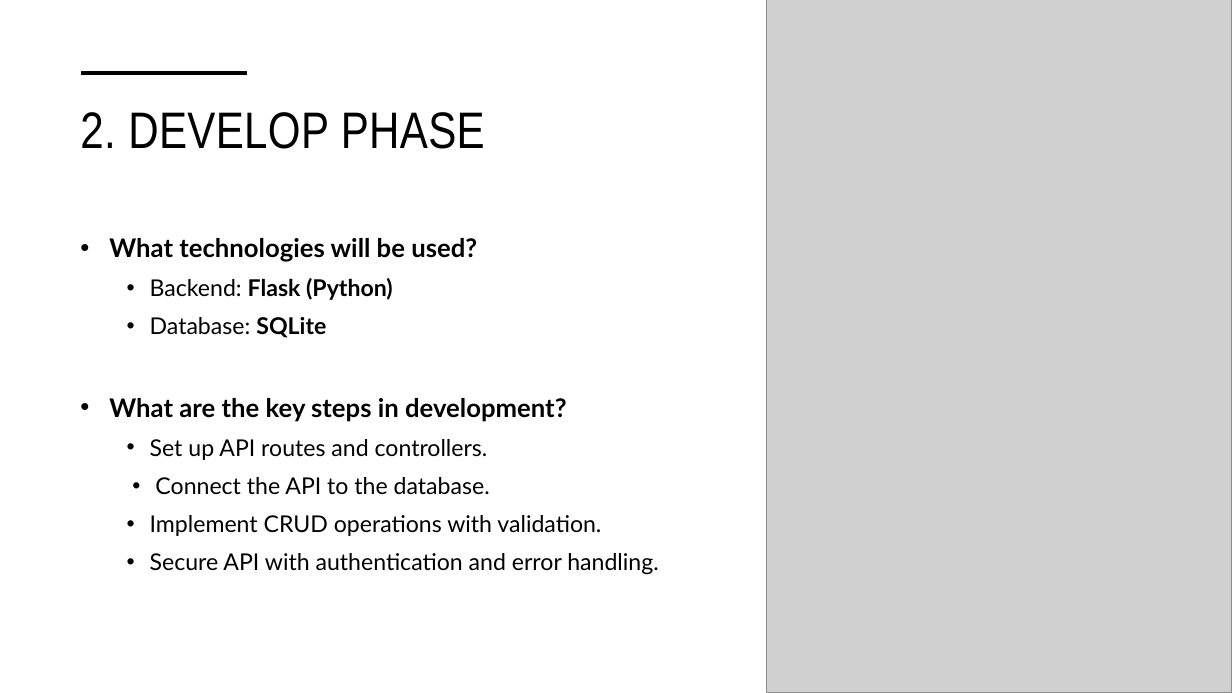
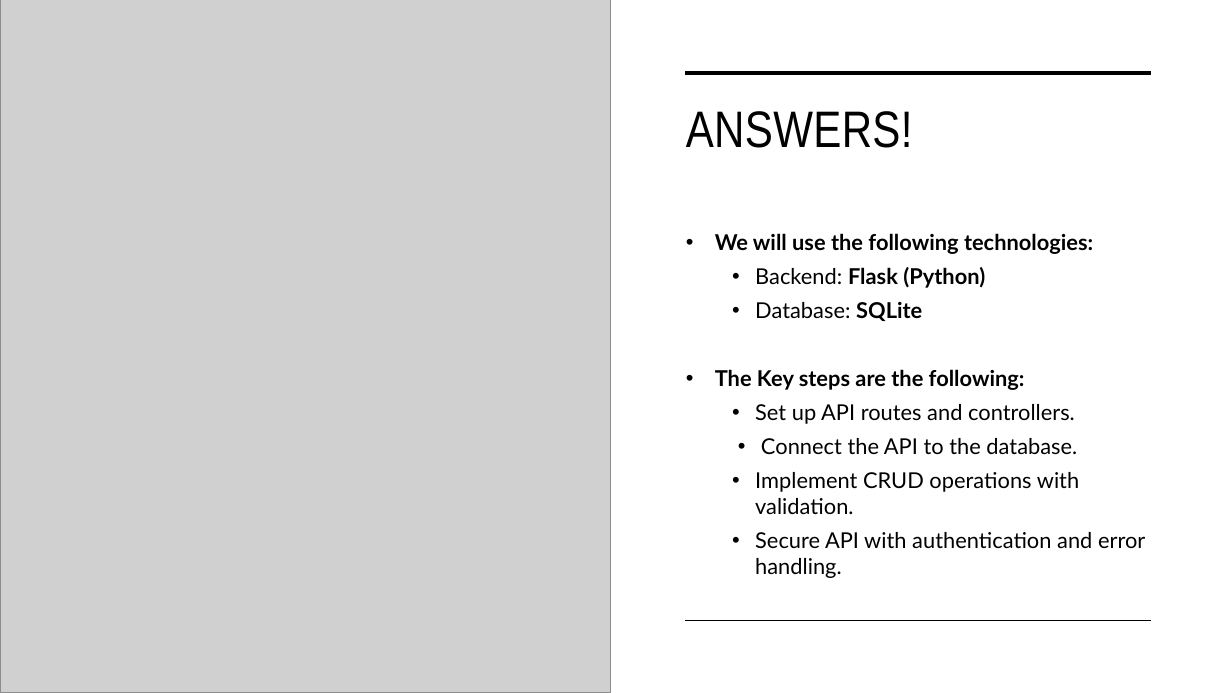
Before and after one commit to ashesh808/API-Demo-Presentation, a slide deck: slide 12 of Presentation.pptx (slide 7 before the commit). Drawn at 1232x693 pixels with LibreOffice and Linux fonts; fonts in the diff are those of the drawing; grey boxes stand for pictures. Boxes give left, top, right and bottom in pixels: in the first picture for what was removed or moved away, otherwise in the second. Text is boxed around its words. In the diff, an @@ line names an element or a change of style, - is before the commit and + after.

```diff
--- a/Presentation.pptx
+++ b/Presentation.pptx
@@ picture: place and size @@
-picture at [766, 0, 1232, 693]
+picture at [0, 0, 611, 693]
@@ line removed from (81, 73) to (247, 73) @@
@@ line added from (686, 73) to (1152, 73), #000000 3.5 pt @@
@@ title removed at [80, 112, 485, 149] @@
-2. DEVELOP PHASE
@@ title added at [686, 111, 913, 148], 40 pt, text #000000 @@
+ANSWERS!
@@ text "We will use the following ...": place and size @@
-text "We will use the following ..." at [109, 238, 658, 575]
+text "We will use the following ..." at [715, 233, 1145, 578]
@@ text at [715, 233, 1093, 254]: text changed; size 20 to 17 pt @@
-• What technologies will be used?
+• We will use the following technologies:
@@ text at [755, 267, 1145, 578]: size 18 to 17 pt in "Backend: Flask (Python)", "Database: SQLite", "Set up API routes and controllers.", "Connect the API to the database." and 2 more places; line spacing 1.1 to 1 @@
@@ text at [715, 369, 1025, 390]: text changed; size 20 to 17 pt @@
-• What are the key steps in development?
+• The Key steps are the following:
@@ line added from (686, 621) to (1152, 621), #000000 1 pt @@
```
Also in this commit, not shown: 7 other slides changed, 11 slides added, 1 other file.
